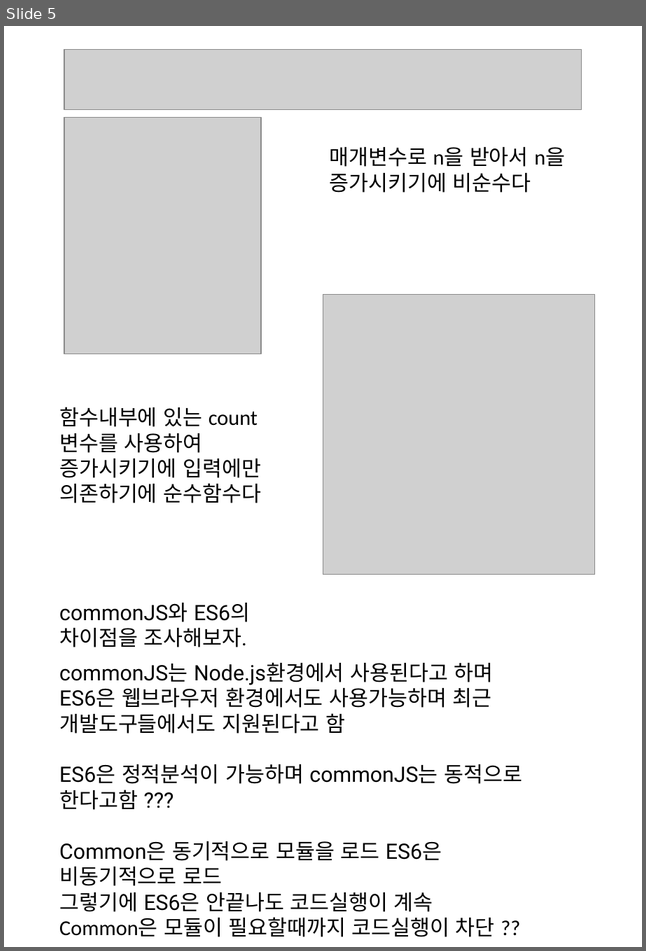
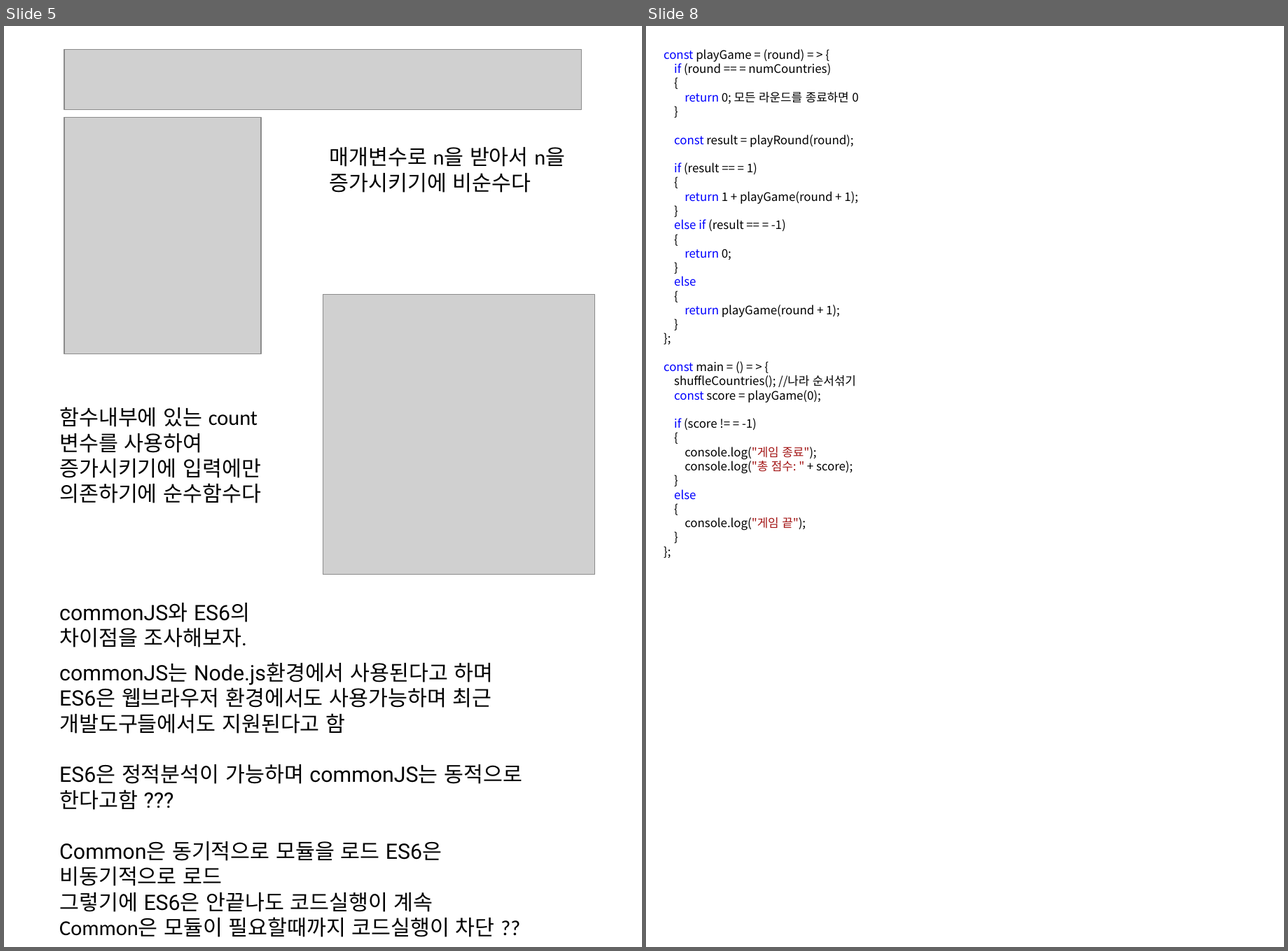
Before and after one commit to 00rok/202302-illegalstudy-JS, a slide deck: week2/js2주 5회차 과제/i-keeper js2주 5회차 과제.pptx. Shown side by side, each under a label of ours: slide 5 before the commit, slides 5 and 8 after it; the slides between them are not shown. The pictures are 646x951 and 1288x951 pixels, drawn with LibreOffice and Linux fonts; fonts in the diff are those of the drawing; grey boxes stand for pictures. Boxes give left, top, right and bottom in pixels: in the first picture for what was removed or moved away, otherwise in the second. Text is boxed around its words. In the diff, an @@ line names an element or a change of style, - is before the commit and + after.

```diff
--- a/week2/js2주 5회차 과제/i-keeper js2주 5회차 과제.pptx
+++ b/week2/js2주 5회차 과제/i-keeper js2주 5회차 과제.pptx
@@ slide 8 added at (x1=646, y1=26, x2=1284, y2=947), background #FFFFFF @@
@@ text added at (x1=664, y1=49, x2=858, y2=531), 10 pt, text #000000 @@
+const playGame = (round) = > {
+if (round == = numCountries)
+{
+return 0; 모든 라운드를 종료하면 0
+}
+const result = playRound(round);
+if (result == = 1)
+{
+return 1 + playGame(round + 1);
+}
+else if (result == = -1)
+{
+return 0;
+}
+else
+{
+return playGame(round + 1);
+}
+};
+const main = () = > {
+shuffleCountries(); //나라 순서섞기
+const score = playGame(0);
+if (score != = -1)
+{
+console.log("게임 종료");
+console.log("총 점수: " + score);
+}
+else
+{
+console.log("게임 끝");
+}
+};
```
Also in this commit, not shown: 1 slide changed, 1 other slide added, 2 other files.
